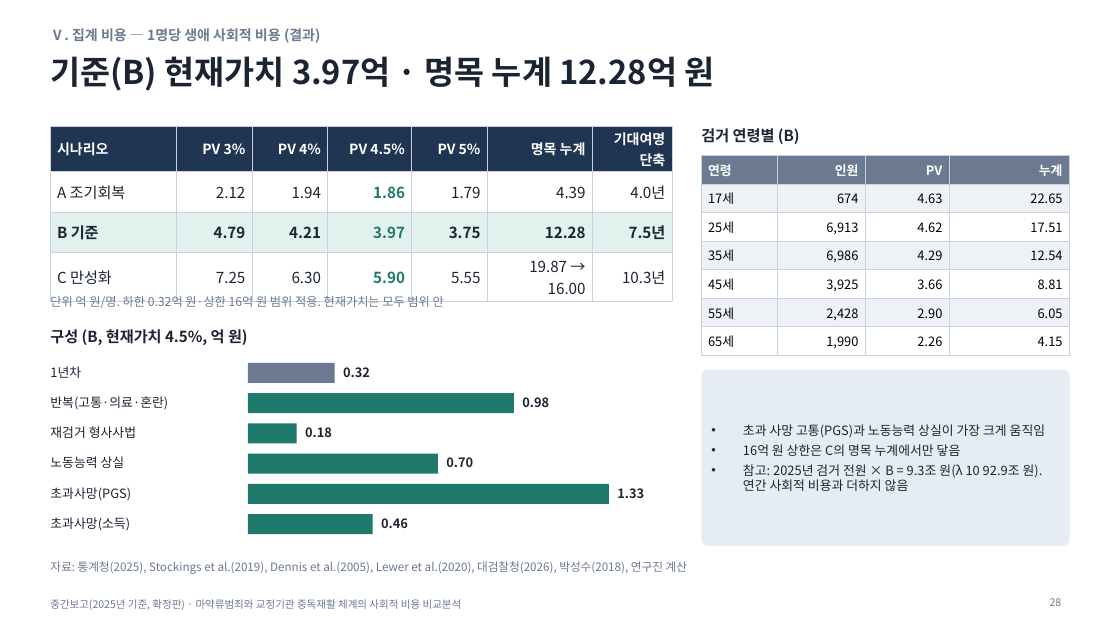
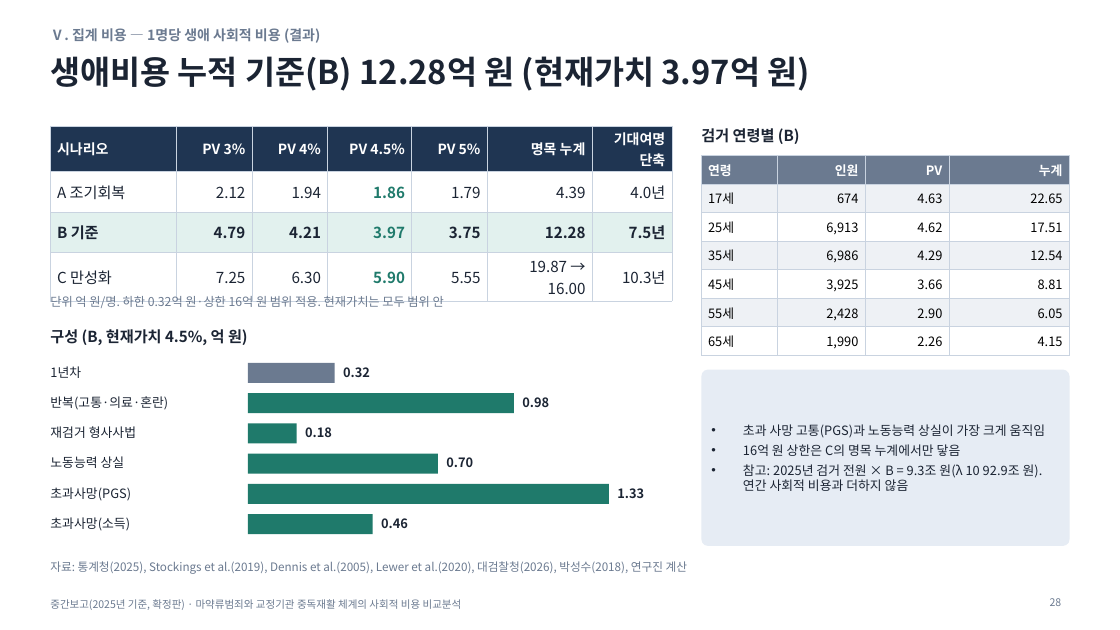
Before and after one commit to adminmrobo/drug-crime-social-cost, a slide deck: slide 28 of deliverables/2026-11-16_확정판/중간보고_마약류사회적비용_2025기준_확정판.pptx. Drawn at 1120x630 pixels with LibreOffice and Linux fonts; fonts in the diff are those of the drawing. Boxes give left, top, right and bottom in pixels: in the first picture for what was removed or moved away, otherwise in the second. Text is boxed around its words. In the diff, an @@ line names an element or a change of style, - is before the commit and + after.

Commit message:
생애비용 표기를 누적 기준(B)으로 통일

```diff
--- a/deliverables/2026-11-16_확정판/중간보고_마약류사회적비용_2025기준_확정판.pptx
+++ b/deliverables/2026-11-16_확정판/중간보고_마약류사회적비용_2025기준_확정판.pptx
@@ title at (50,56,810,91): text changed @@
-기준(B) 현재가치 3.97억 · 명목 누계 12.28억 원
+생애비용 누적 기준(B) 12.28억 원 (현재가치 3.97억 원)
```
Also in this commit, not shown: 1 other slide changed, 19 other files.
